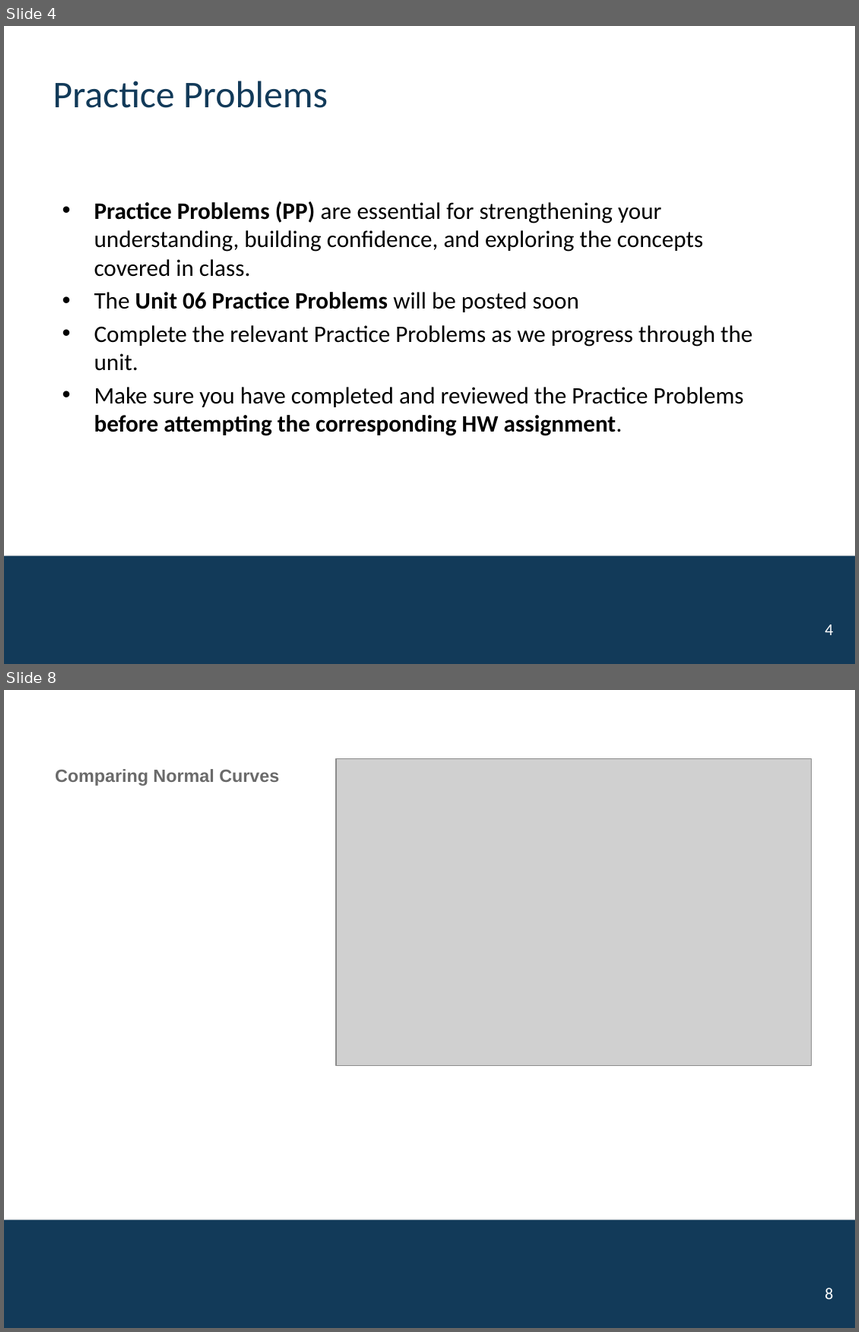
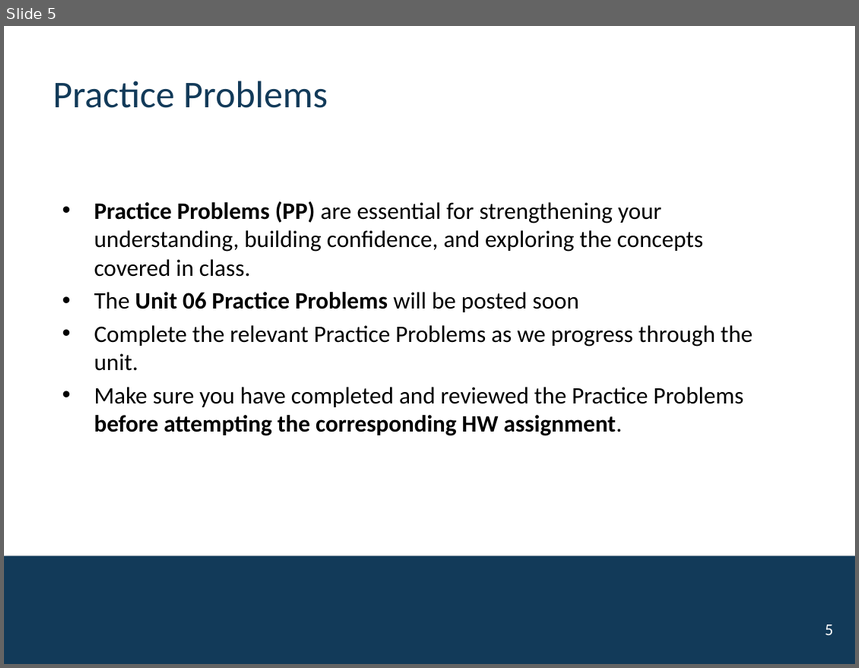
Before and after one commit to mutasim221B/CWRU-STAT-312-Fall-26, a slide deck: docs/activities/Unit-06-Normal-CTL.pptx. Shown one above the other, each under a label of ours: slides 4 and 8 before the commit, slide 5 after it; the slides between them are not shown. The pictures are 859x1332 and 859x668 pixels, drawn with LibreOffice and Linux fonts; fonts in the diff are those of the drawing; grey boxes stand for pictures; background and template pictures are left out. Boxes give left, top, right and bottom in pixels: in the first picture for what was removed or moved away, otherwise in the second. Text is boxed around its words. In the diff, an @@ line names an element or a change of style, - is before the commit and + after.

```diff
--- a/docs/activities/Unit-06-Normal-CTL.pptx
+++ b/docs/activities/Unit-06-Normal-CTL.pptx
@@ slide 8 removed at (4,690,855,1328), background #FFFFFF; not listed: 1 template element that a slide beside it also shows @@
@@ title removed at (55,769,279,786) @@
-Comparing Normal Curves
@@ picture removed at (336,759,811,1066) @@
@@ page number removed at (825,1288,833,1300) @@
-8
@@ what was slide 4 is now slide 5 @@
@@ page number at (825,625,833,636): text changed @@
-4
+5
```
Also in this commit, not shown: 1 slide changed, 9 other slides removed, 15 other files.
